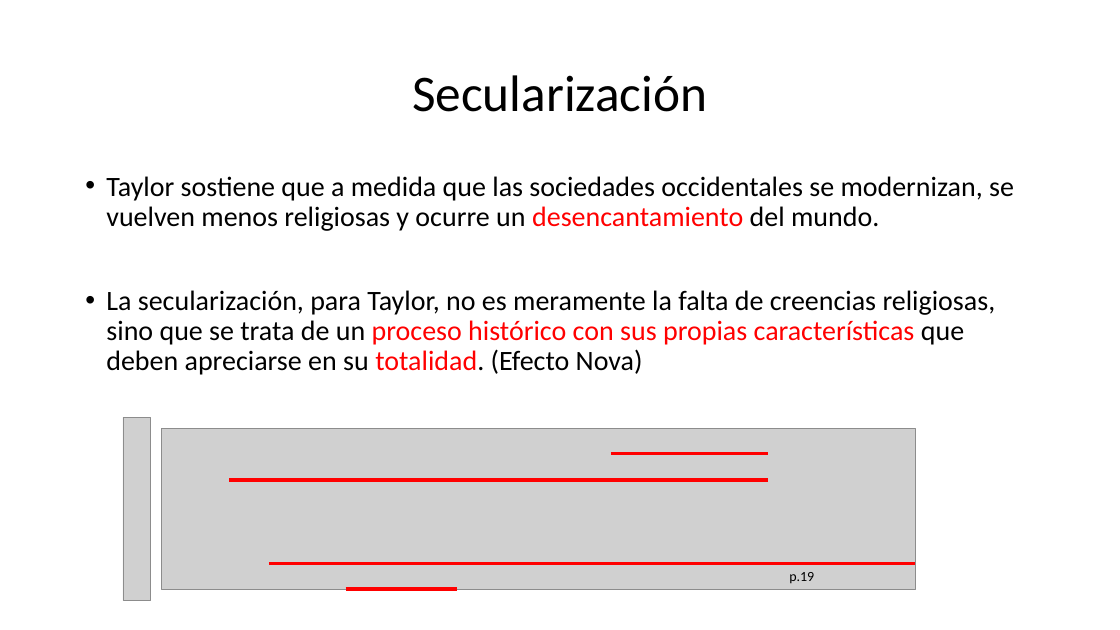
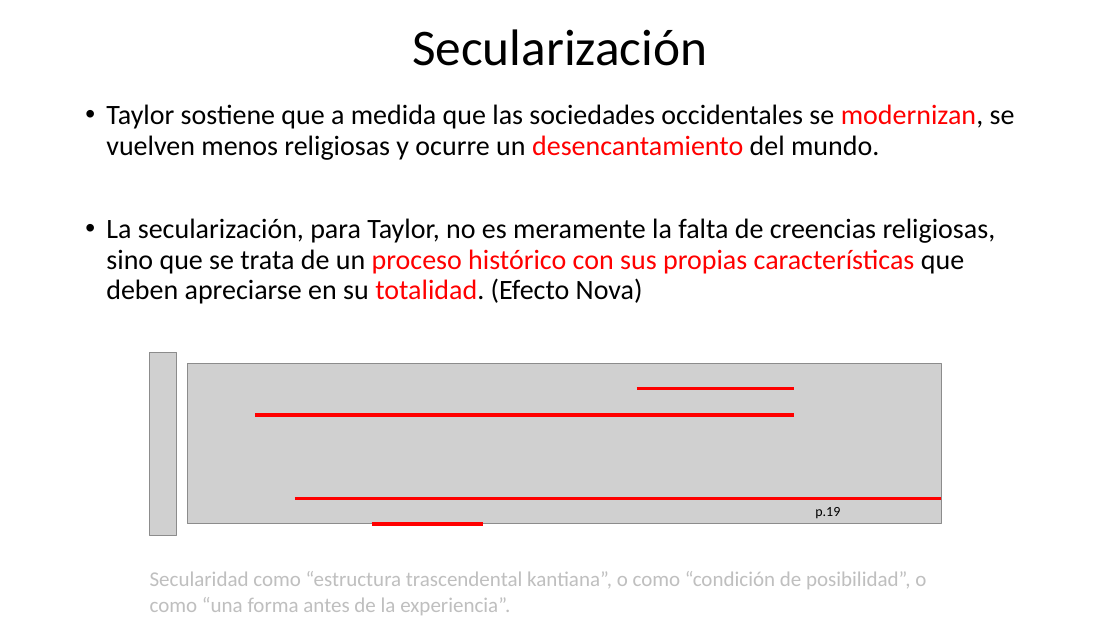
Before and after one commit to zaboltar/zaboltar.github.io, a slide deck: slide 6 of assets uarm/2023 2 UarmPCrit/Taylor - Era Secular 3 y 5.pptx. Drawn at 1120x630 pixels with LibreOffice and Linux fonts; fonts in the diff are those of the drawing; grey boxes stand for pictures. Boxes give left, top, right and bottom in pixels: in the first picture for what was removed or moved away, otherwise in the second. Text is boxed around its words. In the diff, an @@ line names an element or a change of style, - is before the commit and + after.

```diff
--- a/assets uarm/2023 2 UarmPCrit/Taylor - Era Secular 3 y 5.pptx
+++ b/assets uarm/2023 2 UarmPCrit/Taylor - Era Secular 3 y 5.pptx
@@ title "Secularización": place and size @@
-title "Secularización" at [412, 75, 707, 112]
+title "Secularización" at [412, 29, 707, 66]
@@ text "Taylor sostiene que a medida ...": place and size @@
-text "Taylor sostiene que a medida ..." at [106, 176, 1014, 375]
+text "Taylor sostiene que a medida ..." at [106, 104, 1015, 304]
@@ text at [106, 104, 1015, 160]: text colour #000000 to #FF0000 in "modernizan," @@
@@ 4 lines, 2 pictures, 1 text: place and size @@
-4 lines, 2 pictures, 1 text at [123, 417, 916, 600]
+4 lines, 2 pictures, 1 text at [149, 352, 942, 536]
@@ text added at [150, 571, 926, 615], 18 pt, text #BFBFBF @@
+Secularidad como “estructura trascendental kantiana”, o como “condición de posibilidad”, o como “una forma antes de la experiencia”.
```
Also in this commit, not shown: 13 other slides changed, 1 slide added, 1 slide removed, 7 other files.
